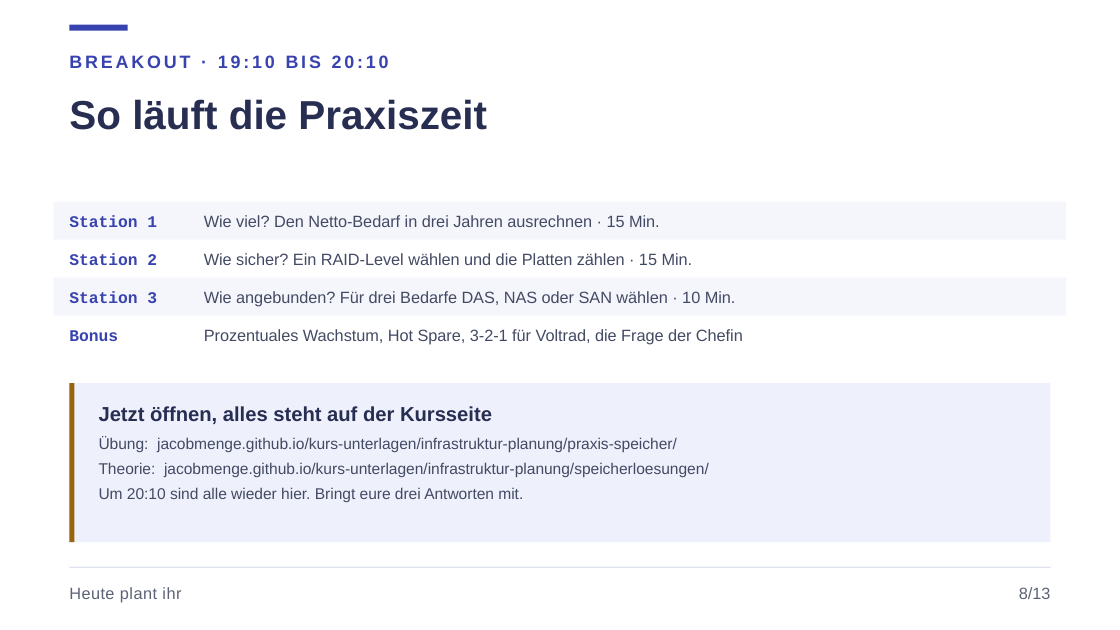
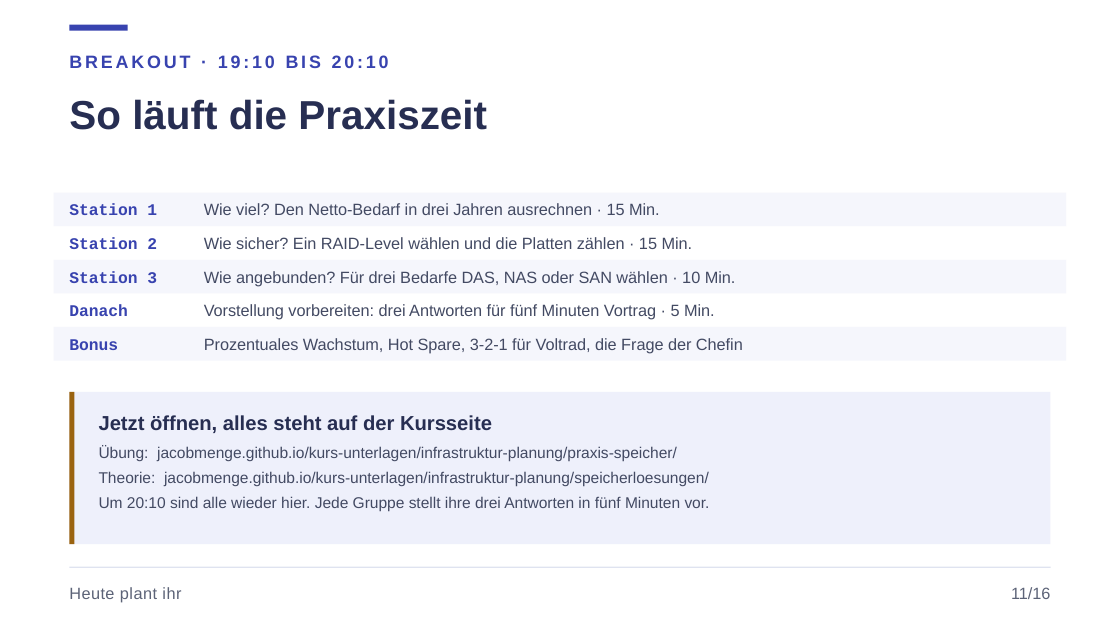
Before and after one commit to JacobMenge/kurs-unterlagen, a slide deck: slide 14 of folien/14-speicher.pptx (slide 11 before the commit). Drawn at 1120x630 pixels with LibreOffice and Linux fonts; fonts in the diff are those of the drawing. Boxes give left, top, right and bottom in pixels: in the first picture for what was removed or moved away, otherwise in the second. Text is boxed around its words. In the diff, an @@ line names an element or a change of style, - is before the commit and + after.

Commit message:
weniger praxis für speicher

```diff
--- a/folien/14-speicher.pptx
+++ b/folien/14-speicher.pptx
@@ rectangle: place and size @@
-rectangle at [54,202,1066,240]
+rectangle at [54,193,1066,226]
@@ text "Station 1": place and size @@
-text "Station 1" at [69,215,157,227]
+text "Station 1" at [69,203,157,215]
@@ text "Wie viel? Den Netto-Bedarf in ...": place and size @@
-text "Wie viel? Den Netto-Bedarf in ..." at [204,215,660,227]
+text "Wie viel? Den Netto-Bedarf in ..." at [204,203,660,215]
@@ text "Station 2": place and size @@
-text "Station 2" at [69,253,157,265]
+text "Station 2" at [69,237,157,249]
@@ text "Wie sicher? Ein RAID-Level wählen ...": place and size @@
-text "Wie sicher? Ein RAID-Level wählen ..." at [204,253,693,265]
+text "Wie sicher? Ein RAID-Level wählen ..." at [204,237,693,249]
@@ rectangle: place and size @@
-rectangle at [54,278,1066,316]
+rectangle at [54,260,1066,293]
@@ text "Station 3": place and size @@
-text "Station 3" at [69,291,157,303]
+text "Station 3" at [69,271,157,283]
@@ text "Wie angebunden? Für drei Bedarfe ...": place and size @@
-text "Wie angebunden? Für drei Bedarfe ..." at [204,291,736,307]
+text "Wie angebunden? Für drei Bedarfe ..." at [204,271,736,286]
@@ rectangle added at [54,327,1066,361], fill #F5F6FC @@
@@ text "Bonus": place and size @@
-text "Bonus" at [69,330,118,341]
+text "Bonus" at [69,339,118,350]
@@ text added at [69,304,127,316], 10.5 pt, text #3843AF, bold @@
+Danach
@@ text "Prozentuales Wachstum, Hot Spare, 3-2-1 ...": place and size @@
-text "Prozentuales Wachstum, Hot Spare, 3-2-1 ..." at [204,329,743,345]
+text "Prozentuales Wachstum, Hot Spare, 3-2-1 ..." at [204,338,743,354]
@@ text added at [204,304,715,320], 10.5 pt, text #434A63 @@
+Vorstellung vorbereiten: drei Antworten für fünf Minuten Vortrag · 5 Min.
@@ rectangle: place and size @@
-rectangle at [69,383,1051,542]
+rectangle at [69,392,1051,544]
@@ rectangle: place and size @@
-rectangle at [69,383,74,542]
+rectangle at [69,392,74,544]
@@ text "Jetzt öffnen, alles steht auf ...": place and size @@
-text "Jetzt öffnen, alles steht auf ..." at [99,406,492,424]
+text "Jetzt öffnen, alles steht auf ..." at [99,415,492,433]
@@ text "Übung: jacobmenge.github.io/kurs-unterlagen/infrastruktur-pl ...": place and size @@
-text "Übung: jacobmenge.github.io/kurs-unterlagen/infrastruktur-pl ..." at [99,437,709,502]
+text "Übung: jacobmenge.github.io/kurs-unterlagen/infrastruktur-pl ..." at [99,446,710,511]
@@ text at [99,496,710,511]: text changed @@
-Um 20:10 sind alle wieder hier. Bringt eure drei Antworten mit.
+Um 20:10 sind alle wieder hier. Jede Gruppe stellt ihre drei Antworten in fünf Minuten vor.
@@ text at [1011,587,1050,599]: text changed @@
-8/13
+11/16
```
Also in this commit, not shown: 12 other slides changed, 3 slides added, 9 other files.
